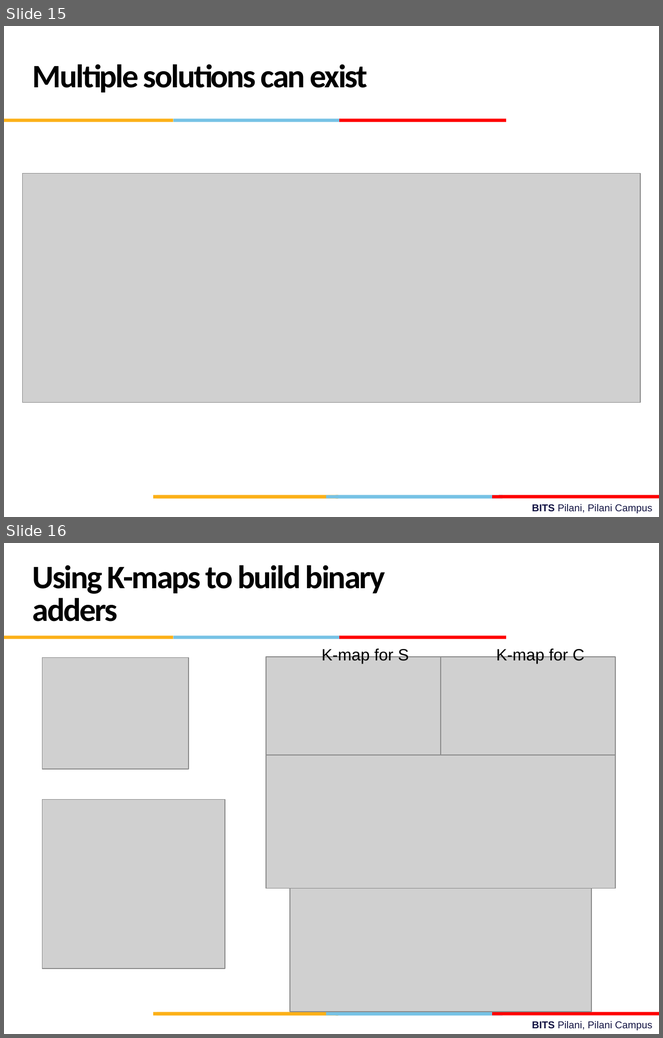
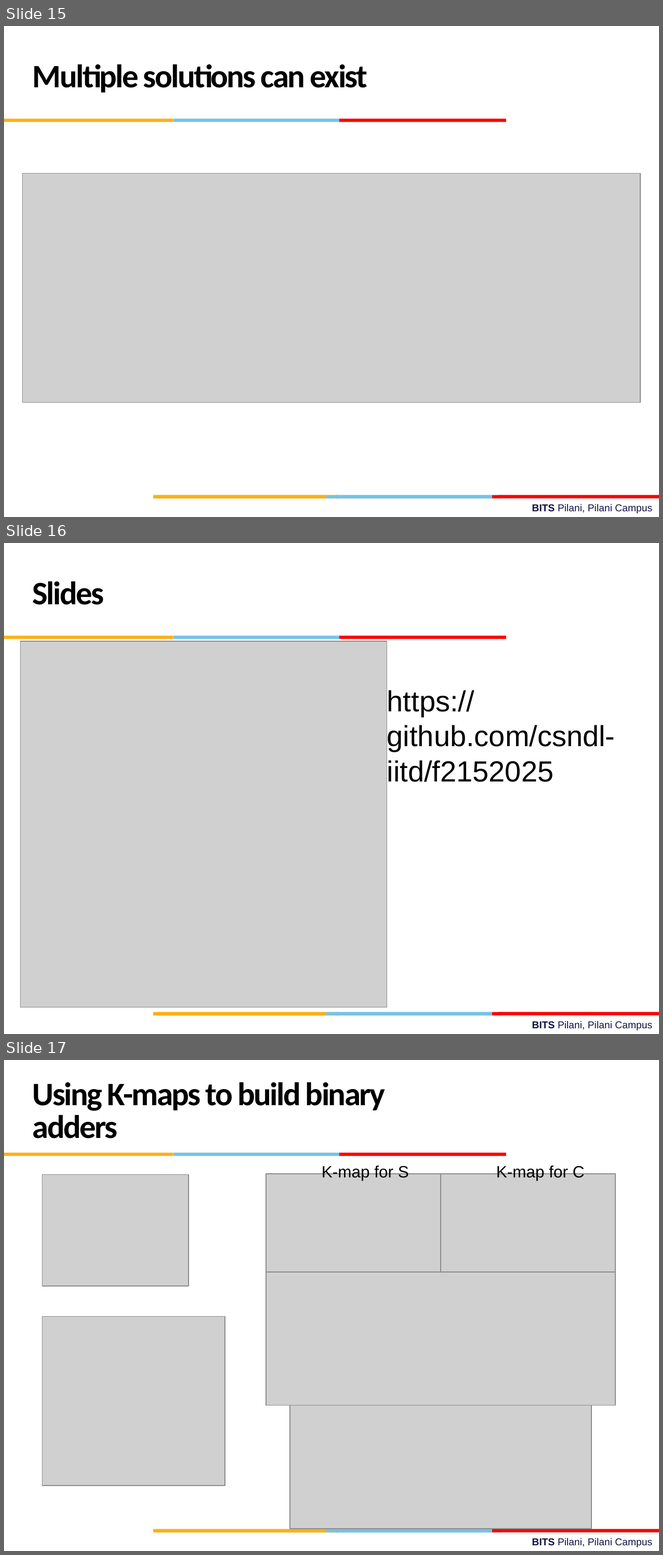
Before and after one commit to csndl-iitd/f2152025, a slide deck: Lec-4.pptx. Shown one above the other, each under a label of ours: slides 15 and 16 before the commit, slides 15, 16 and 17 after it. The pictures are 663x1038 and 663x1555 pixels, drawn with LibreOffice and Linux fonts; fonts in the diff are those of the drawing; grey boxes stand for pictures; background and template pictures are left out. Boxes give left, top, right and bottom in pixels: in the first picture for what was removed or moved away, otherwise in the second. Text is boxed around its words. In the diff, an @@ line names an element or a change of style, - is before the commit and + after.

```diff
--- a/Lec-4.pptx
+++ b/Lec-4.pptx
@@ slide 16 added at [4, 543, 659, 1034], background #FFFFFF; not listed: 10 template elements that a slide beside it also shows @@
@@ text added at [33, 581, 104, 605], 36 pt, text #000000, bold @@
+Slides
@@ picture added at [21, 641, 387, 1007] @@
@@ text added at [387, 690, 616, 782], 32 pt, text #000000 @@
+https://github.com/csndl-iitd/f2152025
@@ what was slide 16 is now slide 17 @@
```
